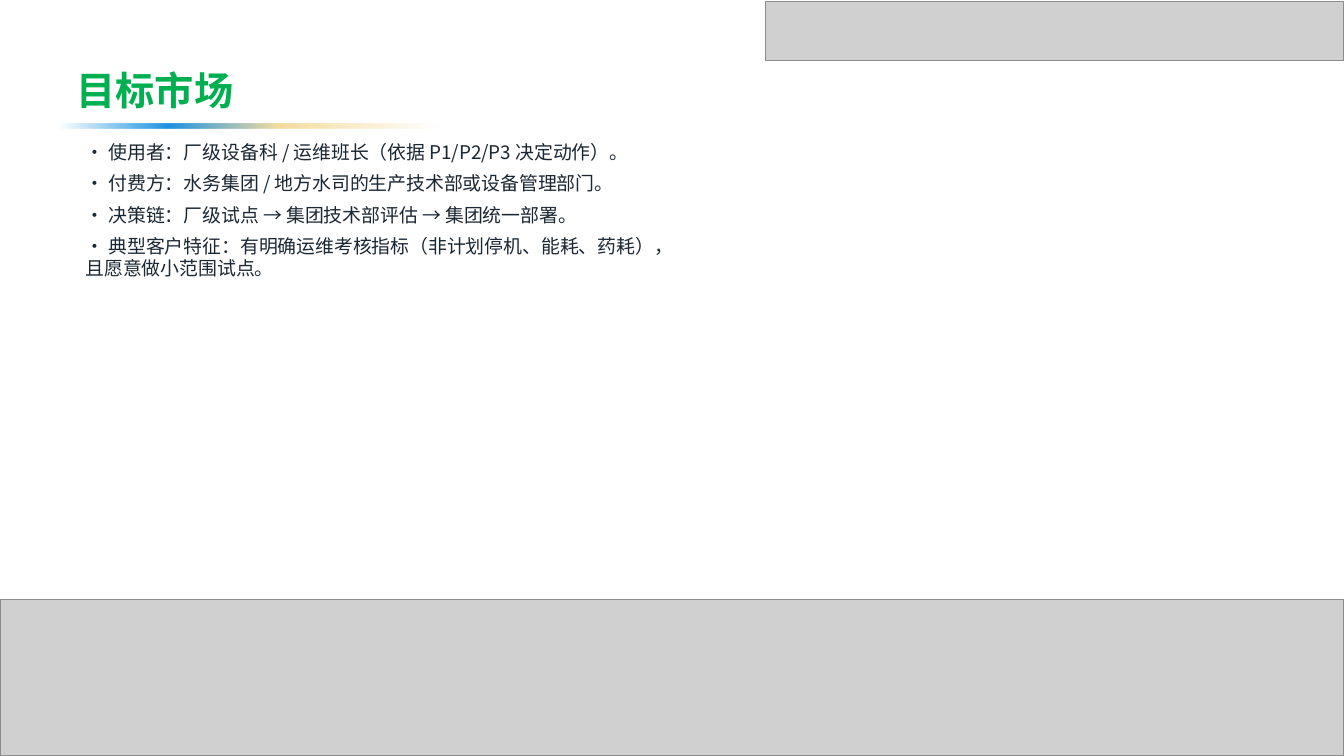
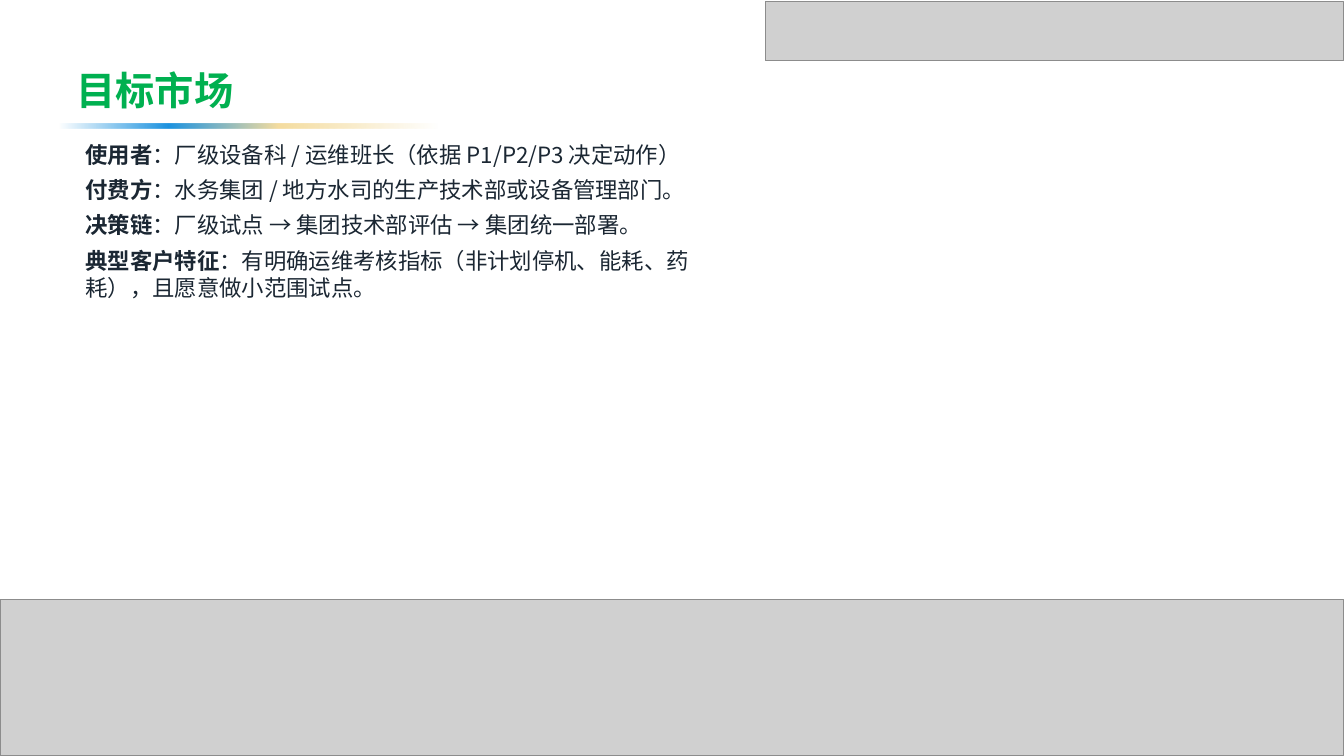
Before and after one commit to by739yang/BEWG_PdM, a slide deck: slide 9 of deliverables/ppt/澜脉_商业计划书.pptx (slide 10 before the commit). Drawn at 1344x756 pixels with LibreOffice and Linux fonts; fonts in the diff are those of the drawing; grey boxes stand for pictures; background and template pictures are left out. Boxes give left, top, right and bottom in pixels: in the first picture for what was removed or moved away, otherwise in the second. Text is boxed around its words. In the diff, an @@ line names an element or a change of style, - is before the commit and + after.

```diff
--- a/deliverables/ppt/澜脉_商业计划书.pptx
+++ b/deliverables/ppt/澜脉_商业计划书.pptx
@@ text at box(85, 144, 688, 298): text changed; size 13.5 to 16 pt @@
-· 使用者：厂级设备科 / 运维班长（依据 P1/P2/P3 决定动作）。
-· 付费方：水务集团 / 地方水司的生产技术部或设备管理部门。
-· 决策链：厂级试点 → 集团技术部评估 → 集团统一部署。
-· 典型客户特征：有明确运维考核指标（非计划停机、能耗、药耗），且愿意做小范围试点。
+使用者：厂级设备科 / 运维班长（依据 P1/P2/P3 决定动作）
+付费方：水务集团 / 地方水司的生产技术部或设备管理部门。
+决策链：厂级试点 → 集团技术部评估 → 集团统一部署。
+典型客户特征：有明确运维考核指标（非计划停机、能耗、药耗），且愿意做小范围试点。
```
Also in this commit, not shown: 17 other slides changed, 1 slide added, 11 slides removed, 21 other files.
